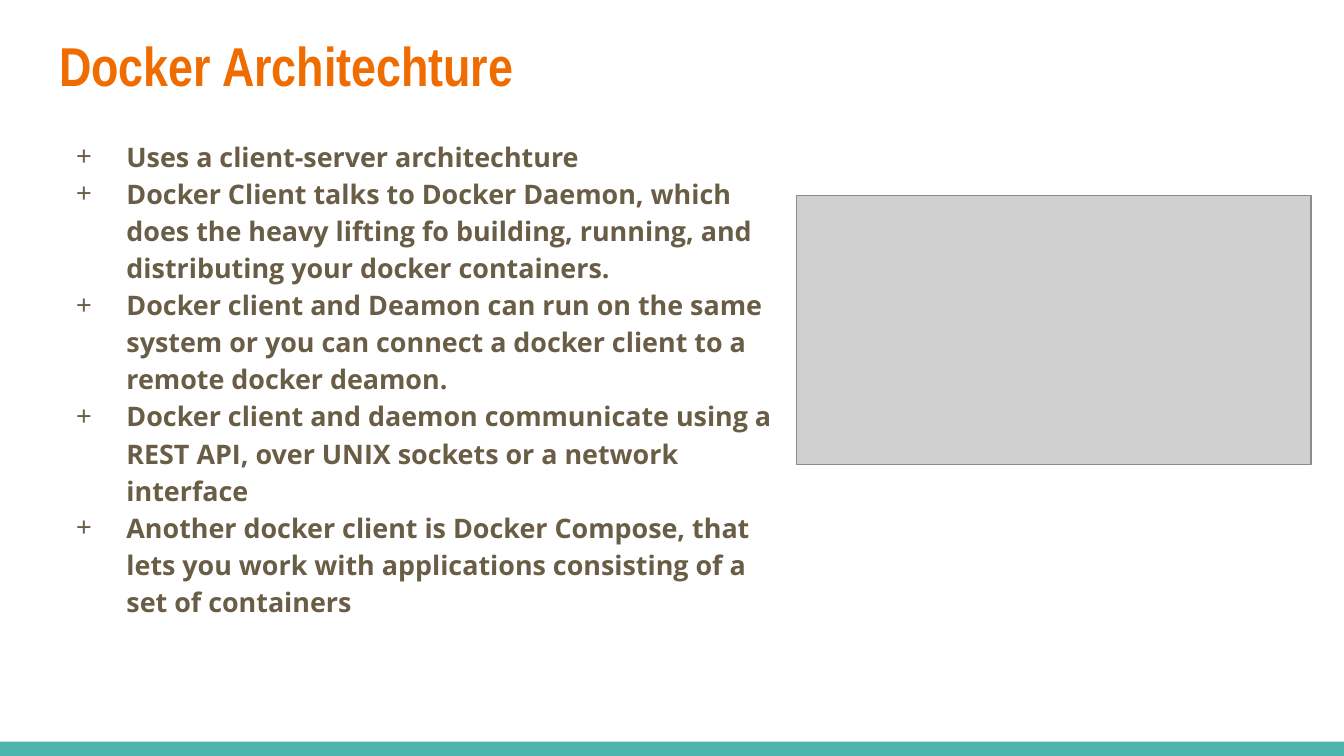
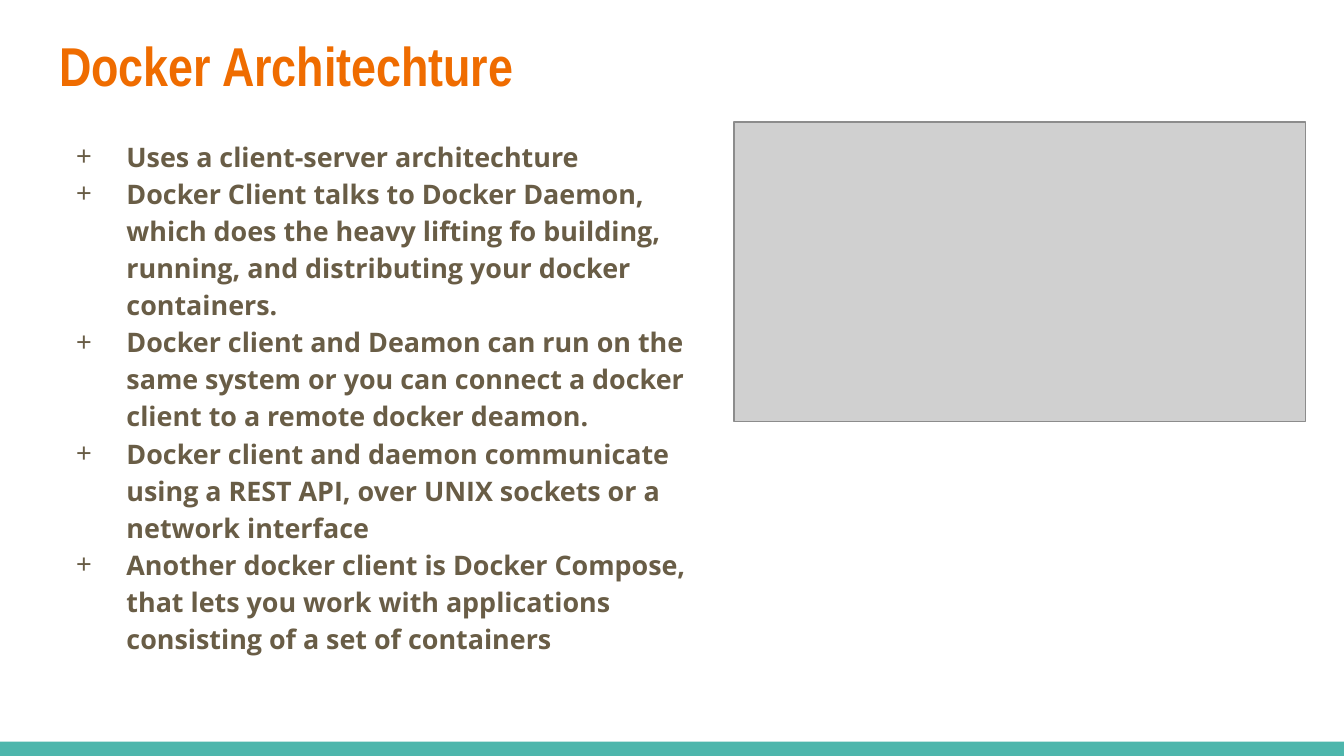
Before and after one commit to dinhhung09138/Learning-Example, a slide deck: slide 11 of docker/Docker - 01 - Basic.pptx (slide 7 before the commit). Drawn at 1344x756 pixels with LibreOffice and Linux fonts; fonts in the diff are those of the drawing; grey boxes stand for pictures. Boxes give left, top, right and bottom in pixels: in the first picture for what was removed or moved away, otherwise in the second. Text is boxed around its words. In the diff, an @@ line names an element or a change of style, - is before the commit and + after.

Commit message:
Docker introduction

```diff
--- a/docker/Docker - 01 - Basic.pptx
+++ b/docker/Docker - 01 - Basic.pptx
@@ text "Uses a client-server architechture" rewrapped from (x1=126, y1=146, x2=771, y2=613) to (x1=126, y1=146, x2=686, y2=656) @@
@@ picture resized from (x1=797, y1=195, x2=1312, y2=464) to (x1=734, y1=122, x2=1305, y2=422) @@
```
Also in this commit, not shown: 6 other slides changed, 4 slides added.
